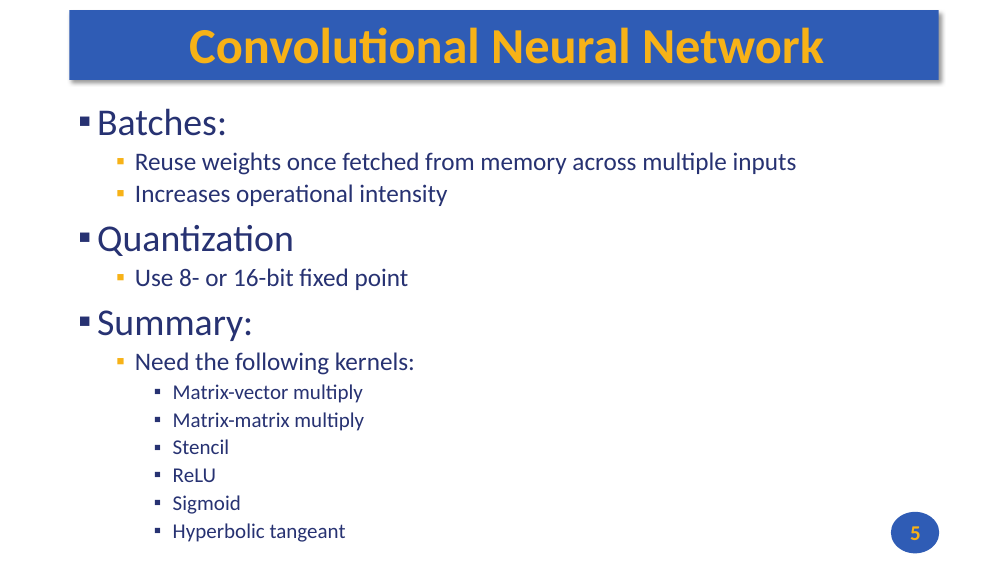
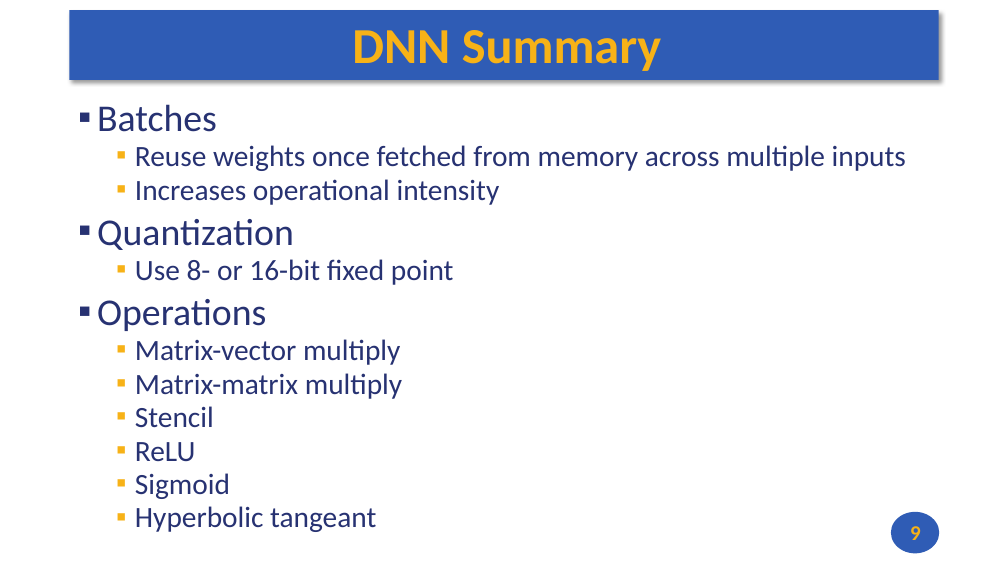
Before and after one commit to andrewt0301/hse-acos-course, a slide deck: slide 9 of docs/part1ca/16_TPU/CA_Lecture_16.pptx (slide 5 before the commit). Drawn at 1008x567 pixels with LibreOffice and Linux fonts; fonts in the diff are those of the drawing. Boxes give left, top, right and bottom in pixels: in the first picture for what was removed or moved away, otherwise in the second. Text is boxed around its words. In the diff, an @@ line names an element or a change of style, - is before the commit and + after.

```diff
--- a/docs/part1ca/16_TPU/CA_Lecture_16.pptx
+++ b/docs/part1ca/16_TPU/CA_Lecture_16.pptx
@@ title at (352, 30, 661, 71): text changed @@
-Convolutional Neural Network
+DNN Summary
@@ text at (97, 104, 217, 132): text changed @@
-▪ Batches:
+▪ Batches
@@ text at (97, 145, 906, 532): size 24 to 28 pt in "Reuse weights once fetched from memory across ...", "Increases operational intensity", "Use 8- or 16-bit fixed point"; size 20 to 28 pt in "Matrix-vector multiply", "Matrix-matrix multiply", "Stencil", "ReLU" and 2 more places; line spacing 0.9 to 0.8; list level 3 to 2 in "Matrix-vector multiply"; list level 3 to 2 in "Matrix-matrix multiply"; list level 3 to 2 in "Stencil"; list level 3 to 2 in "ReLU"; list level 3 to 2 in "Sigmoid"; list level 3 to 2 in "Hyperbolic tangeant" @@
@@ text at (97, 299, 266, 331): text changed; size 24 to 36 pt @@
-▪ Summary:
-  ▪ Need the following kernels:
+▪ Operations
@@ page number at (910, 526, 921, 540): text changed @@
-5
+9
```
Also in this commit, not shown: 4 slides added, 2 other files.
